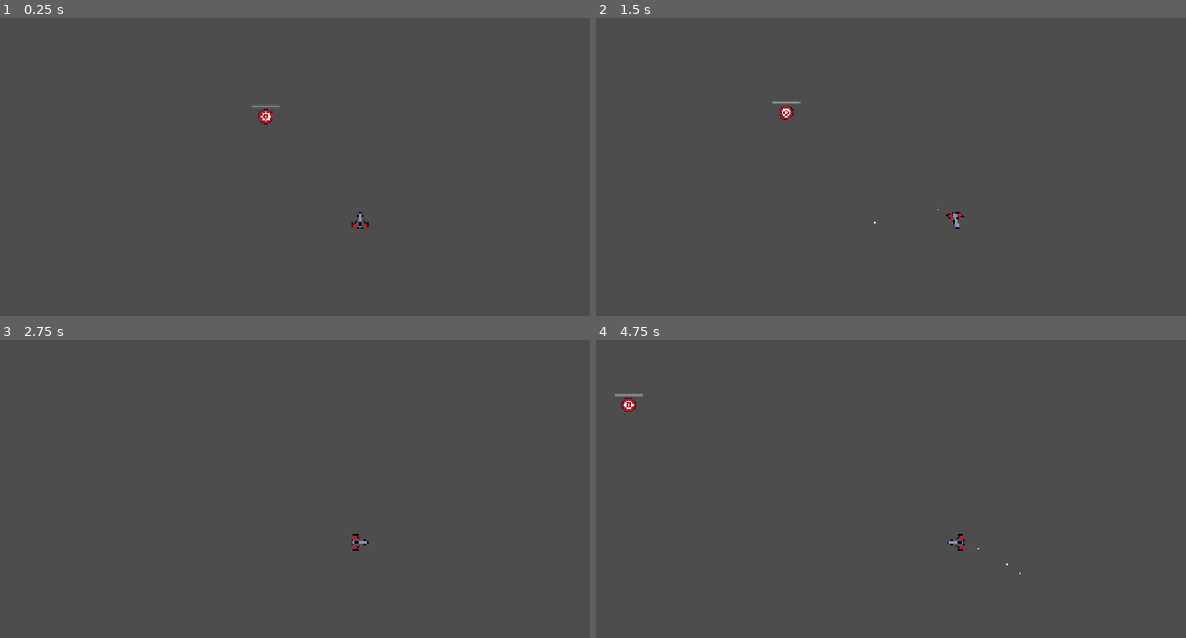
Above: before the commit, frames 1-4 (two rows, left to right).
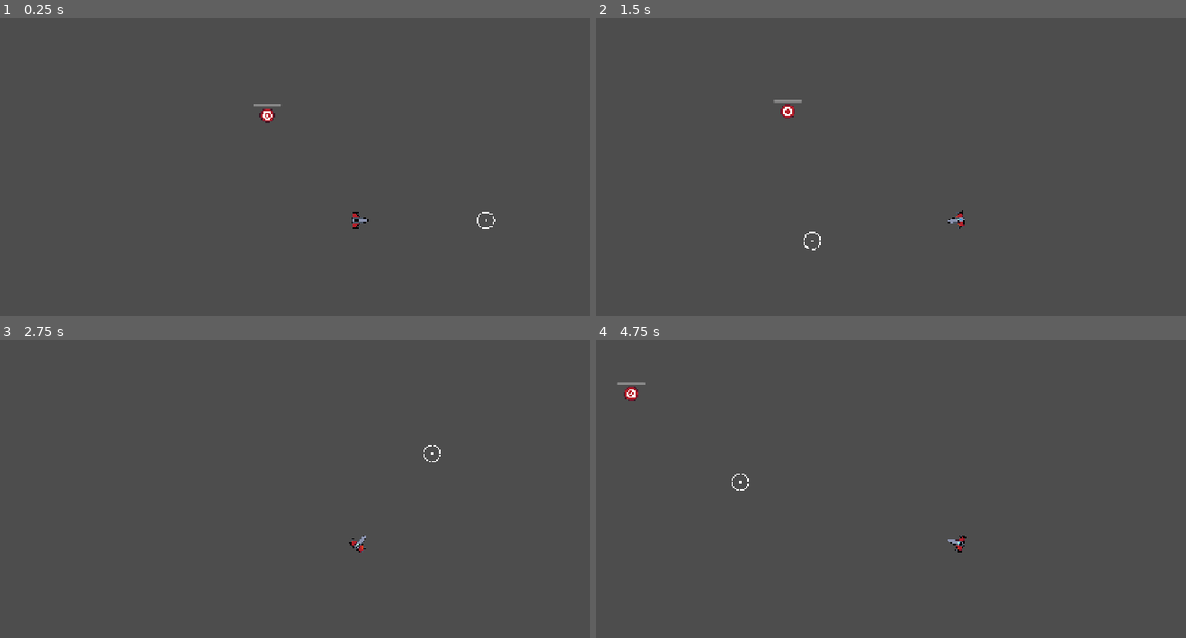
Above: after the commit, the same moments.

Repository: symbol24/shmup_roguelite
Game: Godot game, scene res://Scene/Levels/test_level.tscn
Same seed, same stepped clock (60 frames per second), same inputs: the game is played once before the commit and once after it.
Inputs (mouse positions are in pixels of both pictures, inside the frame that each line leads up to):
- Up to frame 1 (0.25 s): no input
- Up to frame 2 (1.5 s): tap Enter at 0.5 s; move the mouse to (1115, 199) at 0.52 s; hold D (right) 0.53-1.28 s; move the mouse to (814, 241) at 1.27 s; hold S (down) from 1.28 s (still down)
- Up to frame 3 (2.75 s): move the mouse to (430, 453) at 2.02 s; release S (down) at 2.03 s; hold D (right) from 2.03 s (still down)
- Up to frame 4 (4.75 s): tap Space (movement_option) at 2.75, 4.25 s; move the mouse to (920, 623) at 2.77 s; release D (right) at 2.78 s; hold W (up) 2.78-3.53 s; tap Enter at 3.5 s; move the mouse to (1174, 602) at 3.52 s; hold A (left) from 3.53 s (still down); move the mouse to (737, 480) at 4.27 s

The runs differ from the first frame. In frame 1, 0.3% of the frame differs, in the area x 42-84%, y 28-71%; in frame 2, 0.3%; in frame 3, 0.1%; in frame 4, 0.4%, in the area x 3-72%, y 14-79%.

Commit message:
first pass on twinstick ship

Diff:
--- a/Code/Projectiles/projectile.gd
+++ b/Code/Projectiles/projectile.gd
@@ -1,7 +1,7 @@
 class_name Projectile extends AttackArea
 
 
-var direction:Vector2 = Vector2.UP
+var direction:Vector2 = Vector2.RIGHT
 var life_timer:float = 0.0
 var pierce_count:float = 1
 
--- a/Code/Ship/Actions/PelletShip/pellet_ship_move.gd
+++ b/Code/Ship/Actions/PelletShip/pellet_ship_move.gd
@@ -12,6 +12,7 @@
 func _physics_process(_delta: float) -> void:
 	if can_act:
 		direction = Input.get_vector("left", "right", "up", "down")
+		ship.direction = direction
 		var boost:float = data.boost_multiplyer if boosting else 1.0
 		ship.apply_central_force(direction * ship.data.speed * boost)
 		ship.linear_velocity.x = clampf(ship.linear_velocity.x, -(ship.data.speed/2) * boost, (ship.data.speed/2) * boost)
--- /dev/null
+++ b/Code/Ship/Actions/twinstick_aim.gd
@@ -0,0 +1,73 @@
+class_name TwinStickAim extends ShipAction
+
+
+@export var reticle_uid:String
+@export var mouse_move_detection_time:float = 0.3
+
+@onready var aim_point_for_controller: Marker2D = %aim_point_for_controller
+
+var reticle:Sprite2D
+var level:Node2D:
+	get:
+		if level == null: level = get_tree().get_first_node_in_group("level")
+		return level
+var ready_to_move:bool = false
+var pos:Vector2 = Vector2.ZERO
+var is_gamepad:bool = true
+var last_direction:Vector2 = Vector2.ZERO
+
+# TODO: Move mouse and gamepad detection into an input manager
+var detecting_mouse_movement:bool = false
+var mouse_move_detection_timer:float = 0.0:
+	set(value):
+		mouse_move_detection_timer = value
+		if mouse_move_detection_timer >= mouse_move_detection_time:
+			detecting_mouse_movement = false
+			is_gamepad = false
+			mouse_move_detection_timer = 0.0
+
+
+func _input(event: InputEvent) -> void:
+	if event is InputEventMouseMotion:
+		if is_gamepad:
+			if event.velocity.length() > 0:
+				detecting_mouse_movement = true
+			else:
+				detecting_mouse_movement = false
+				mouse_move_detection_timer = 0.0
+	elif event is InputEventJoypadButton or event is InputEventJoypadMotion:
+		detecting_mouse_movement = false
+		mouse_move_detection_timer = 0.0
+		is_gamepad = true
+
+
+func _ready() -> void:
+	super()
+	_spawn_reticle()
+	aim_point_for_controller.position = Vector2(sqrt(data.life_time_distance), 0)
+
+
+func _process(delta: float) -> void:
+	if ready_to_move:
+		if is_gamepad:
+			var direction:Vector2 = Input.get_vector("aim_left", "aim_right", "aim_up", "aim_down")
+			reticle.position = aim_point_for_controller.position
+			var target_angle:float = Vector2.RIGHT.angle_to(last_direction)
+			if direction != Vector2.ZERO: last_direction = direction
+			if ship!= null:
+				ship.aim_direction = Vector2.ZERO
+				ship.aim_rot = target_angle
+		else:
+			pos = get_local_mouse_position()
+			reticle.position = pos
+			if ship!= null: ship.aim_direction = pos
+
+	if detecting_mouse_movement: mouse_move_detection_timer += delta
+
+
+func _spawn_reticle() -> void:
+	if reticle == null:
+		reticle = load(reticle_uid).instantiate()
+		add_child.call_deferred(reticle)
+		if not reticle.is_node_ready(): await reticle.ready
+		ready_to_move = true
--- a/Code/Ship/ship.gd
+++ b/Code/Ship/ship.gd
@@ -7,8 +7,10 @@
 
 
 var data:ShipData = null
+var direction:Vector2 = Vector2.ZERO
 var last_direction:Vector2 = Vector2.ZERO
 var actions:Array[ShipAction] = []
+
 
 func _ready() -> void:
 	if debug_spawn:
@@ -17,7 +19,6 @@
 
 
 func _physics_process(delta: float) -> void:
-	var direction:Vector2 = Input.get_vector("left", "right", "up", "down")
 	var target_angle:float = Vector2.UP.angle_to(last_direction)
 	if direction != Vector2.ZERO:
 		target_angle = Vector2.UP.angle_to(direction)
--- /dev/null
+++ b/Code/Ship/twinstick_ship.gd
@@ -0,0 +1,12 @@
+class_name TwinStickShip extends Ship
+
+
+var aim_direction:Vector2 = Vector2.ZERO
+var aim_rot:float = 0.0
+
+func _physics_process(delta: float) -> void:
+	if aim_direction != Vector2.ZERO:
+		aim_direction = to_global(aim_direction)
+		look_at(aim_direction)
+	else:
+		rotation = aim_rot
--- a/Data/Ships/PelletShip/pellet_ship_missle_barrage_data.tres
+++ b/Data/Ships/PelletShip/pellet_ship_missle_barrage_data.tres
@@ -17,7 +17,7 @@
 proj_sub_damage_types = Array[int]([])
 proj_pierce_count = 1.0
 speed = 400.0
-life_time_distance = 400000.0
+life_time_distance = 150000.0
 length = 100.0
 attacks_per_second = 1
 dampening = 0.0
--- /dev/null
+++ b/Data/Ships/TwinstickShip/twinstick_aim_data.tres
@@ -0,0 +1,29 @@
+[gd_resource type="Resource" script_class="ProjectileShootData" load_steps=2 format=3 uid="uid://vd7iavmikcd3"]
+
+[ext_resource type="Script" uid="uid://04crric0ncu5" path="res://Code/Ship/Actions/projectile_shoot_data.gd" id="1_dmkvp"]
+
+[resource]
+script = ExtResource("1_dmkvp")
+projectile_uid = ""
+proj_type = 0
+proj_damage = 0.0
+proj_count_per_attack = 1
+delay_between_proj = 0.1
+proj_attack_speed = 1.0
+proj_projectile_size = 0.0
+proj_crit_chance = 0.0
+proj_crit_damage = 0.0
+proj_damage_type = 0
+proj_sub_damage_types = Array[int]([])
+proj_pierce_count = 1.0
+speed = 1000.0
+life_time_distance = 50000.0
+length = 100.0
+attacks_per_second = 1
+dampening = 0.0
+area_size = 1.0
+projectile_life_time = 0.0
+id = &"twinstick_aim_data"
+input_name = &"none"
+action_delay = 1.0
+metadata/_custom_type_script = "uid://04crric0ncu5"
--- /dev/null
+++ b/Data/Ships/TwinstickShip/twinstick_ship_data.tres
@@ -0,0 +1,28 @@
+[gd_resource type="Resource" script_class="ShipData" load_steps=2 format=3 uid="uid://dm7xpbi0lo242"]
+
+[ext_resource type="Script" uid="uid://devwiswtyh440" path="res://Code/Ship/ship_data.gd" id="1_akeyt"]
+
+[resource]
+script = ExtResource("1_akeyt")
+id = &"twinstick_ship"
+ship_uid = "uid://bkr8qegeloeac"
+base_hp = 100.0
+base_lives = 1
+base_speed = 400.0
+base_damp = 0.3
+base_armor = 0.0
+base_shield = 0.0
+base_crit_chance = 0.0
+base_crit_damage = 0.0
+base_physical_resistance = 0.0
+base_energy_resistance = 0.0
+base_plasma_resistance = 0.0
+base_explosive_resistance = 0.0
+all_ship_upgrades = Array[Resource]([])
+small_icon_uid = ""
+large_icon_uid = ""
+loc_display_name = ""
+debug_display_name = "twinstick_pellet_ship"
+loc_description = ""
+debug_description = "aim with mouse or right stick"
+metadata/_custom_type_script = "uid://devwiswtyh440"
--- /dev/null
+++ b/Data/Ships/TwinstickShip/twinstick_shoot_data.tres
@@ -0,0 +1,29 @@
+[gd_resource type="Resource" script_class="ProjectileShootData" load_steps=2 format=3 uid="uid://c4vx5gkvwoo2o"]
+
+[ext_resource type="Script" uid="uid://04crric0ncu5" path="res://Code/Ship/Actions/projectile_shoot_data.gd" id="1_qjjp7"]
+
+[resource]
+script = ExtResource("1_qjjp7")
+projectile_uid = "uid://dmo1du4xhvb28"
+proj_type = 0
+proj_damage = 5.0
+proj_count_per_attack = 1
+delay_between_proj = 0.1
+proj_attack_speed = 1.0
+proj_projectile_size = 0.0
+proj_crit_chance = 0.0
+proj_crit_damage = 0.0
+proj_damage_type = 0
+proj_sub_damage_types = Array[int]([])
+proj_pierce_count = 1.0
+speed = 750.0
+life_time_distance = 50000.0
+length = 100.0
+attacks_per_second = 1
+dampening = 0.0
+area_size = 1.0
+projectile_life_time = 0.0
+id = &"twinstick_shoot_data"
+input_name = &"trigger_right"
+action_delay = 1.0
+metadata/_custom_type_script = "uid://04crric0ncu5"
--- a/Scene/Levels/test_level.tscn
+++ b/Scene/Levels/test_level.tscn
@@ -1,13 +1,13 @@
 [gd_scene load_steps=3 format=3 uid="uid://bn7ci5var4qqe"]
 
-[ext_resource type="PackedScene" uid="uid://c8d4yp471gdr7" path="res://Scene/Ship/pellet_ship.tscn" id="1_rewe1"]
+[ext_resource type="PackedScene" uid="uid://bkr8qegeloeac" path="res://Scene/Ship/twinstick_ship.tscn" id="2_6e4q7"]
 [ext_resource type="PackedScene" uid="uid://c7t5se1mt37bc" path="res://Scene/Stuff/target.tscn" id="2_usv2h"]
 
 [node name="TestLevel" type="Node2D" groups=["level"]]
 
-[node name="PelletShip" parent="." instance=ExtResource("1_rewe1")]
-position = Vector2(642, 362)
-debug_spawn = true
-
 [node name="target" parent="." instance=ExtResource("2_usv2h")]
 position = Vector2(474, 177)
+
+[node name="TwinstickShip" parent="." instance=ExtResource("2_6e4q7")]
+position = Vector2(639, 364)
+debug_spawn = true
--- a/Scene/Projectile/pellet.tscn
+++ b/Scene/Projectile/pellet.tscn
@@ -12,8 +12,10 @@
 script = ExtResource("1_sc7jd")
 
 [node name="projectile_collider" type="CollisionShape2D" parent="."]
+rotation = 1.5708
 shape = SubResource("RectangleShape2D_sc7jd")
 
 [node name="Icon" type="Sprite2D" parent="."]
 texture_filter = 1
+rotation = 1.5708
 texture = ExtResource("2_qcddg")
--- a/Scene/Ship/energy_laser_ship.tscn
+++ b/Scene/Ship/energy_laser_ship.tscn
@@ -3,7 +3,7 @@
 [ext_resource type="Script" uid="uid://yivjwni6uhmx" path="res://Code/Ship/ship.gd" id="1_7cfey"]
 [ext_resource type="Resource" uid="uid://b6jtn2vao62yl" path="res://Data/Ships/EnergyLaserShip/energy_ship.tres" id="2_hh73m"]
 [ext_resource type="TileSet" uid="uid://26cpr7etcqo4" path="res://Data/grey_box_tilesettres.tres" id="3_ukt8l"]
-[ext_resource type="Script" uid="uid://c80hn54jnyt1s" path="res://Code/Ship/Actions/basic_move.gd" id="4_kjhwa"]
+[ext_resource type="Script" uid="uid://c80hn54jnyt1s" path="res://Data/basic_move.gd" id="4_kjhwa"]
 [ext_resource type="Script" uid="uid://cgqwmu7fxwic0" path="res://Code/Ship/Actions/laser_shoot.gd" id="5_10x87"]
 [ext_resource type="Resource" uid="uid://dwuan4ugm2fjr" path="res://Data/Ships/EnergyLaserShip/energy_ship_laser_action_data.tres" id="6_ukt8l"]
 
@@ -21,10 +21,12 @@
 [node name="play_camera" type="Camera2D" parent="." groups=["play_camera"]]
 
 [node name="CollisionShape2D" type="CollisionShape2D" parent="."]
+position = Vector2(0, 14)
 shape = SubResource("ConvexPolygonShape2D_p3gfm")
 
 [node name="TileMapLayer" type="TileMapLayer" parent="."]
 modulate = Color(0, 0.886362, 0.210124, 1)
+position = Vector2(0, 15)
 tile_map_data = PackedByteArray(0, 0, 255, 255, 254, 255, 0, 0, 19, 0, 21, 0, 0, 0, 255, 255, 255, 255, 0, 0, 19, 0, 22, 0, 0, 0, 0, 0, 254, 255, 0, 0, 20, 0, 21, 0, 0, 0, 0, 0, 255, 255, 0, 0, 20, 0, 22, 0, 0, 0)
 tile_set = ExtResource("3_ukt8l")
 
--- /dev/null
+++ b/Scene/Ship/twinstick_ship.tscn
@@ -0,0 +1,61 @@
+[gd_scene load_steps=12 format=3 uid="uid://bkr8qegeloeac"]
+
+[ext_resource type="Script" uid="uid://dvg87pgjmot2w" path="res://Code/Ship/twinstick_ship.gd" id="1_fsr0p"]
+[ext_resource type="Resource" uid="uid://dm7xpbi0lo242" path="res://Data/Ships/TwinstickShip/twinstick_ship_data.tres" id="2_fsr0p"]
+[ext_resource type="Texture2D" uid="uid://bnmhdykdivwov" path="res://Textures/ship01_spritesheet.png" id="2_xehau"]
+[ext_resource type="Script" uid="uid://2chbv1gcgea1" path="res://Code/Utilities/hit_box.gd" id="3_8xex2"]
+[ext_resource type="Script" uid="uid://c80hn54jnyt1s" path="res://Data/basic_move.gd" id="4_7pbt4"]
+[ext_resource type="Script" uid="uid://donlikjgfwfbt" path="res://Code/Ship/Actions/twinstick_aim.gd" id="6_wqr1u"]
+[ext_resource type="Resource" uid="uid://vd7iavmikcd3" path="res://Data/Ships/TwinstickShip/twinstick_aim_data.tres" id="7_ppxiw"]
+[ext_resource type="Script" uid="uid://8oam15xcqxtn" path="res://Code/Ship/Actions/projectile_shoot.gd" id="8_q232g"]
+[ext_resource type="Resource" uid="uid://c4vx5gkvwoo2o" path="res://Data/Ships/TwinstickShip/twinstick_shoot_data.tres" id="9_0pppx"]
+
+[sub_resource type="CircleShape2D" id="CircleShape2D_xehau"]
+
+[sub_resource type="CircleShape2D" id="CircleShape2D_8xex2"]
+
+[node name="TwinstickShip" type="RigidBody2D"]
+process_mode = 1
+collision_layer = 2
+script = ExtResource("1_fsr0p")
+debug_data = ExtResource("2_fsr0p")
+metadata/_custom_type_script = "uid://yivjwni6uhmx"
+
+[node name="play_camera" type="Camera2D" parent="."]
+
+[node name="move_collider" type="CollisionShape2D" parent="."]
+shape = SubResource("CircleShape2D_xehau")
+
+[node name="HitBox" type="Area2D" parent="."]
+script = ExtResource("3_8xex2")
+receive_delay = 0.01
+metadata/_custom_type_script = "uid://2chbv1gcgea1"
+
+[node name="hit_collider" type="CollisionShape2D" parent="HitBox"]
+shape = SubResource("CircleShape2D_8xex2")
+
+[node name="Ship01Spritesheet" type="Sprite2D" parent="."]
+rotation = 1.5708
+texture = ExtResource("2_xehau")
+
+[node name="twinstick_move" type="Node2D" parent="."]
+script = ExtResource("4_7pbt4")
+
+[node name="twinstick_aim" type="Node2D" parent="."]
+script = ExtResource("6_wqr1u")
+reticle_uid = "uid://sbfjvs8b24o2"
+data = ExtResource("7_ppxiw")
+
+[node name="aim_point_for_controller" type="Marker2D" parent="twinstick_aim"]
+unique_name_in_owner = true
+
+[node name="TwinstickShoot" type="Node2D" parent="." node_paths=PackedStringArray("spawn_points")]
+script = ExtResource("8_q232g")
+spawn_points = [NodePath("Marker2D"), NodePath("Marker2D2")]
+data = ExtResource("9_0pppx")
+
+[node name="Marker2D" type="Marker2D" parent="TwinstickShoot"]
+position = Vector2(-2, -14)
+
+[node name="Marker2D2" type="Marker2D" parent="TwinstickShoot"]
+position = Vector2(-2, 14)
--- /dev/null
+++ b/Scene/Stuff/twinstick_aim_reticle.tscn
@@ -0,0 +1,6 @@
+[gd_scene load_steps=2 format=3 uid="uid://sbfjvs8b24o2"]
+
+[ext_resource type="Texture2D" uid="uid://cq0kxeu7m4sxp" path="res://Textures/target_reticle.png" id="1_6dptd"]
+
+[node name="TwinstickAimReticle" type="Sprite2D"]
+texture = ExtResource("1_6dptd")
--- a/project.godot
+++ b/project.godot
@@ -100,6 +100,50 @@
 , Object(InputEventKey,"resource_local_to_scene":false,"resource_name":"","device":-1,"window_id":0,"alt_pressed":false …(183 unchanged characters)…
 ]
 }
+aim_left={
+"deadzone": 0.4,
+"events": [Object(InputEventJoypadMotion,"resource_local_to_scene":false,"resource_name":"","device":-1,"axis":2,"axis_value":-1.0,"script":null)
+]
+}
+aim_right={
+"deadzone": 0.4,
+"events": [Object(InputEventJoypadMotion,"resource_local_to_scene":false,"resource_name":"","device":-1,"axis":2,"axis_value":1.0,"script":null)
+]
+}
+aim_up={
+"deadzone": 0.4,
+"events": [Object(InputEventJoypadMotion,"resource_local_to_scene":false,"resource_name":"","device":-1,"axis":3,"axis_value":-1.0,"script":null)
+]
+}
+aim_down={
+"deadzone": 0.4,
+"events": [Object(InputEventJoypadMotion,"resource_local_to_scene":false,"resource_name":"","device":-1,"axis":3,"axis_value":1.0,"script":null)
+]
+}
+shoulder_left={
+"deadzone": 0.2,
+"events": [Object(InputEventJoypadButton,"resource_local_to_scene":false,"resource_name":"","device":-1,"button_index":9,"pressure":0.0,"pressed":true,"script":null)
+, Object(InputEventKey,"resource_local_to_scene":false,"resource_name":"","device":-1,"window_id":0,"alt_pressed":false,"shift_pressed":false,"ctrl_pressed":false,"meta_pressed":false,"pressed":false,"keycode":0,"physical_keycode":81,"key_label":0,"unicode":113,"location":0,"echo":false,"script":null)
+]
+}
+trigger_left={
+"deadzone": 0.2,
+"events": [Object(InputEventJoypadMotion,"resource_local_to_scene":false,"resource_name":"","device":-1,"axis":4,"axis_value":1.0,"script":null)
+, Object(InputEventMouseButton,"resource_local_to_scene":false,"resource_name":"","device":-1,"window_id":0,"alt_pressed":false,"shift_pressed":false,"ctrl_pressed":false,"meta_pressed":false,"button_mask":2,"position":Vector2(206, 18),"global_position":Vector2(215, 66),"factor":1.0,"button_index":2,"canceled":false,"pressed":true,"double_click":false,"script":null)
+]
+}
+shoulder_right={
+"deadzone": 0.2,
+"events": [Object(InputEventJoypadButton,"resource_local_to_scene":false,"resource_name":"","device":-1,"button_index":10,"pressure":0.0,"pressed":true,"script":null)
+, Object(InputEventKey,"resource_local_to_scene":false,"resource_name":"","device":-1,"window_id":0,"alt_pressed":false,"shift_pressed":false,"ctrl_pressed":false,"meta_pressed":false,"pressed":false,"keycode":0,"physical_keycode":32,"key_label":0,"unicode":32,"location":0,"echo":false,"script":null)
+]
+}
+trigger_right={
+"deadzone": 0.2,
+"events": [Object(InputEventJoypadMotion,"resource_local_to_scene":false,"resource_name":"","device":-1,"axis":5,"axis_value":1.0,"script":null)
+, Object(InputEventMouseButton,"resource_local_to_scene":false,"resource_name":"","device":-1,"window_id":0,"alt_pressed":false,"shift_pressed":false,"ctrl_pressed":false,"meta_pressed":false,"button_mask":1,"position":Vector2(82, 12),"global_position":Vector2(91, 60),"factor":1.0,"button_index":1,"canceled":false,"pressed":true,"double_click":false,"script":null)
+]
+}
 
 [layer_names]
 
Not shown, added: Code/Ship/Actions/twinstick_aim.gd.uid
Not shown, added: Code/Ship/twinstick_ship.gd.uid
Renamed: Code/Ship/Actions/basic_move.gd -> Data/basic_move.gd
Renamed: Code/Ship/Actions/basic_move.gd.uid -> Data/basic_move.gd.uid
Binary file added: Textures/target_reticle.png
Not shown, added: Textures/target_reticle.png.import
